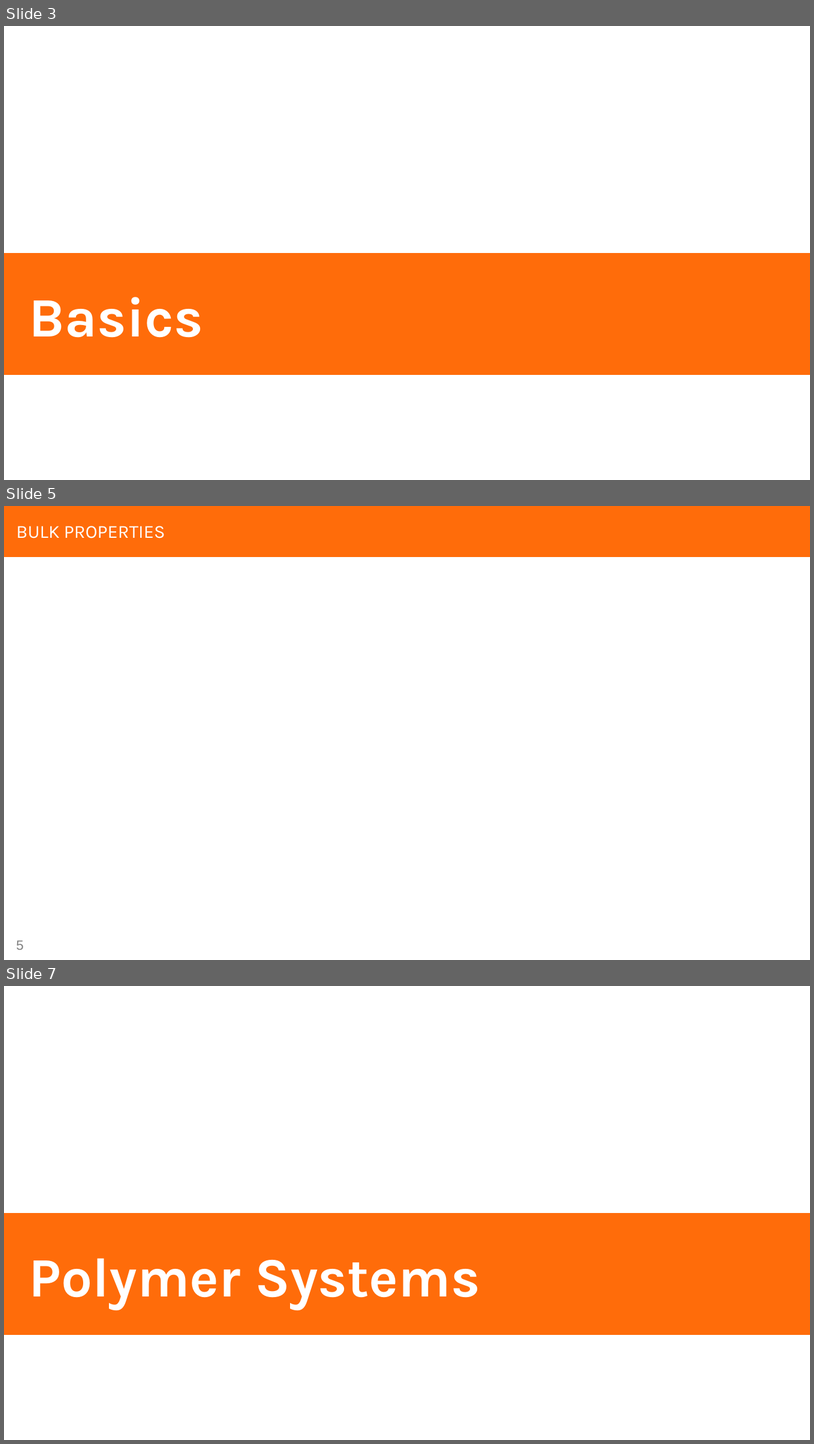
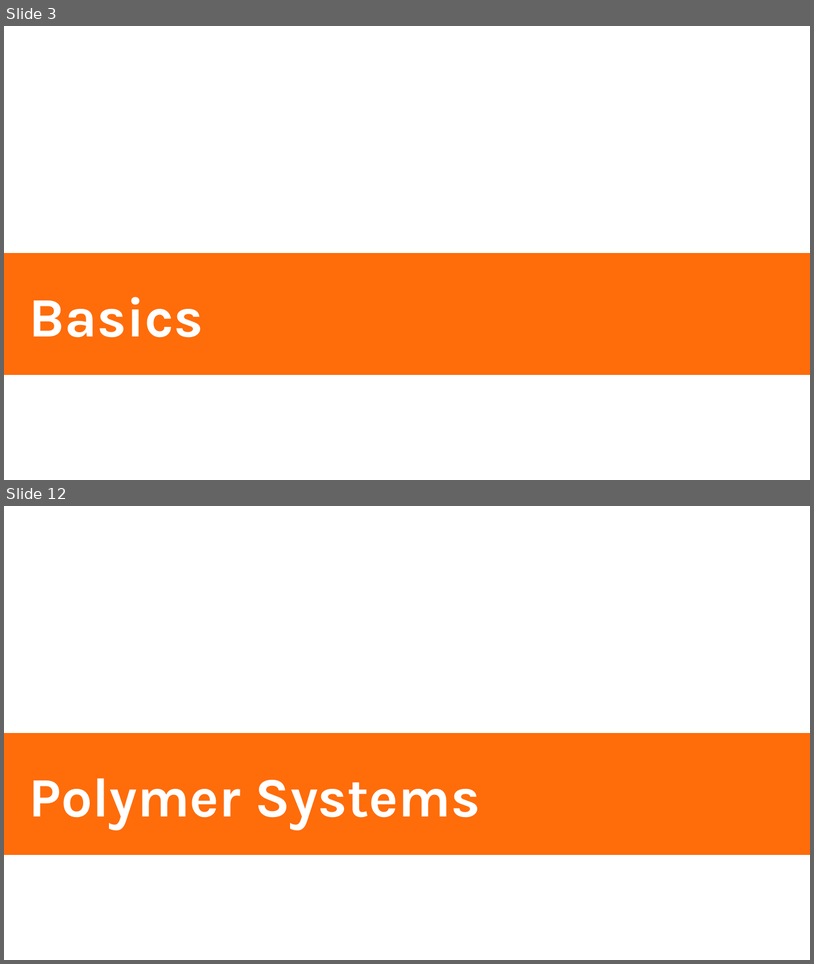
Before and after one commit to zgw-group/polymer_physics_lectures, a slide deck: clapeyron/Clapeyron_tutorial.pptx. Shown one above the other, each under a label of ours: slides 3, 5 and 7 before the commit, slides 3 and 12 after it; the slides between them are not shown. The pictures are 814x1444 and 814x964 pixels, drawn with LibreOffice and Linux fonts; fonts in the diff are those of the drawing. Boxes give left, top, right and bottom in pixels: in the first picture for what was removed or moved away, otherwise in the second. Text is boxed around its words. In the diff, an @@ line names an element or a change of style, - is before the commit and + after.

```diff
--- a/clapeyron/Clapeyron_tutorial.pptx
+++ b/clapeyron/Clapeyron_tutorial.pptx
@@ slide 5 removed at (4,506,810,960), background #FFFFFF @@
@@ rectangle removed at (4,506,810,557) @@
@@ title removed at (16,526,165,538) @@
-BULK PROPERTIES
@@ page number removed at (16,940,23,949) @@
-5
@@ what was slide 7 is now slide 12 @@
```
Also in this commit, not shown: 3 slides changed, 16 slides added, 2 other slides removed.
